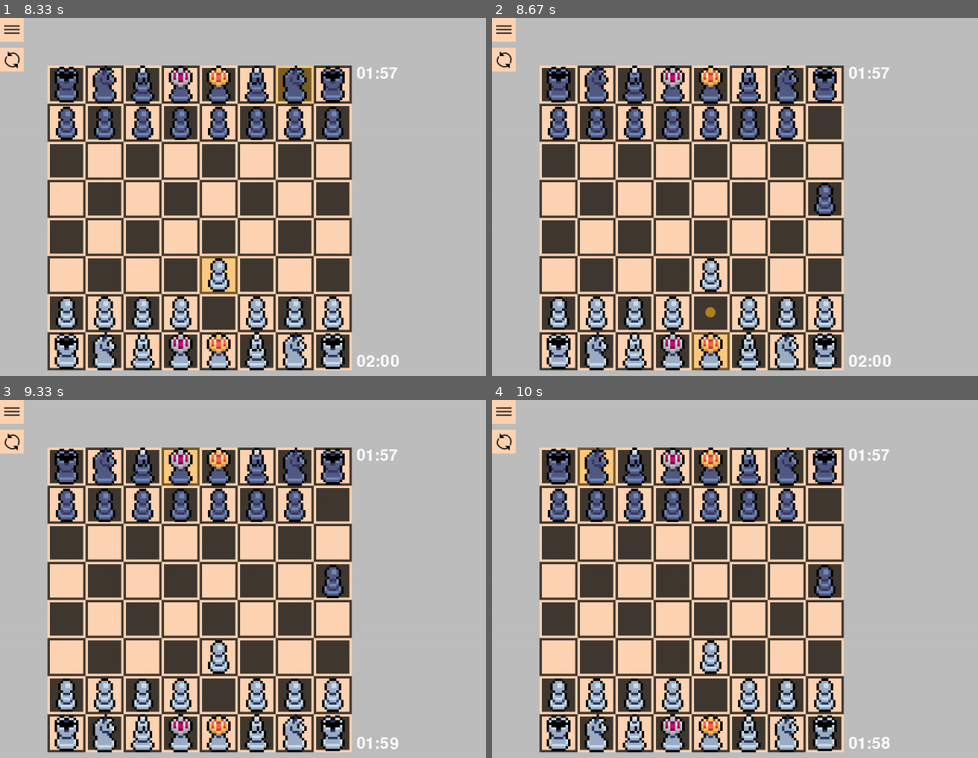
Above: before the commit, frames 1-4 (two rows, left to right).
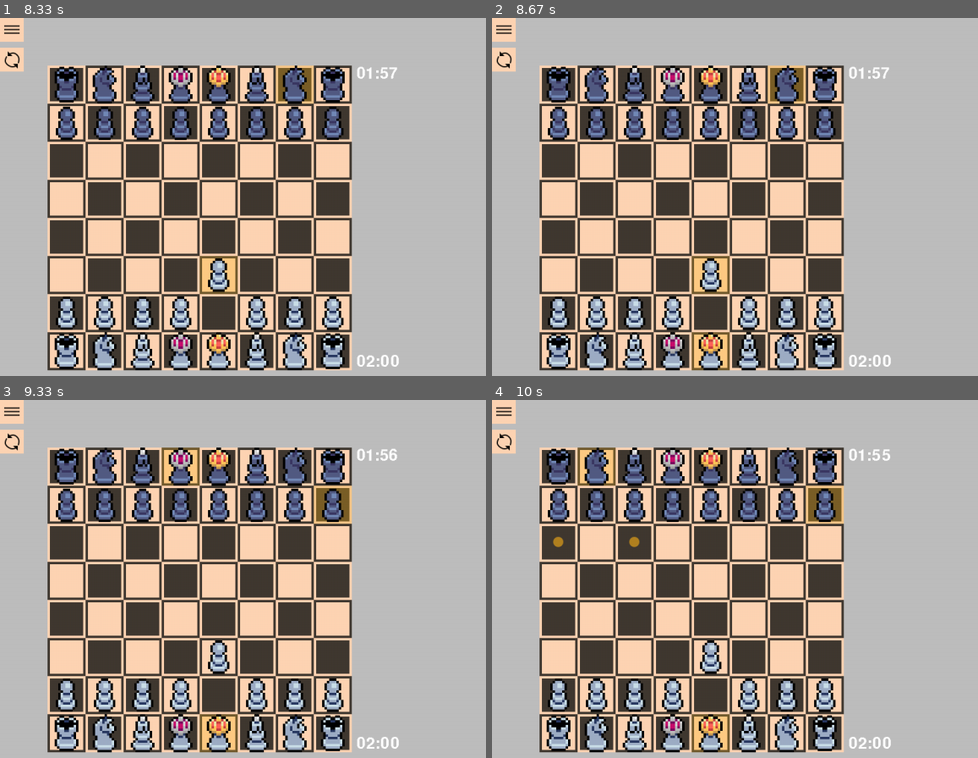
Above: after the commit, the same moments.

Repository: hristokn/Python-Chess
Game: pygame game, started from main.py
The game is run twice, just before and just after one commit, with the same random seed, the same clock (stepped at 60 frames per second) and the same inputs.
Inputs (mouse positions are in pixels of both pictures, inside the frame that each line leads up to):
- Up to frame 1 (8.33 s): click (379, 207) at 0.38 s; click (140, 293) at 0.72 s; click (252, 318) at 2.22 s; press the mouse at (252, 318) at 2.53 s; move the mouse to (238, 265) at 2.63 s; release the mouse at (218, 207) at 2.77 s; press the mouse at (252, 318) at 2.87 s; move the mouse to (374, 282) at 2.97 s; release the mouse at (outside the picture) at 3.1 s; click (194, 118) at 3.72 s; press the mouse at (194, 118) at 4.03 s; move the mouse to (262, 222) at 4.13 s; release the mouse at (325, 325) at 4.27 s; click (208, 293) at 4.88 s; click (228, 286) at 5.22 s; press the mouse at (228, 286) at 5.53 s; move the mouse to (174, 250) at 5.63 s; release the mouse at (126, 214) at 5.77 s; press the mouse at (228, 286) at 5.87 s; move the mouse to (257, 189) at 5.97 s; release the mouse at (291, 93) at 6.1 s; click (204, 175) at 7.05 s; click (outside the picture) at 7.38 s; click (247, 89) at 7.72 s; click (outside the picture) at 8.05 s
- Up to frame 2 (8.67 s): click (715, 350) at 8.38 s
- Up to frame 3 (9.33 s): click (325, 489) at 8.72 s; click (165, 468) at 9.05 s
- Up to frame 4 (10 s): click (outside the picture) at 9.38 s; click (594, 471) at 9.72 s

Frame 1 is identical in both runs. In frame 2, 1.6% of the frame differs, in the area x 41-71%, y 13-84%; in frame 3, 1.7%; in frame 4, 1.8%, in the area x 12-83%, y 13-99%.

Commit message:
Adding real chess AI with a fail-soft alphabeta algorith

Diff:
--- a/board_controller.py
+++ b/board_controller.py
@@ -47,15 +47,15 @@
         self.held_piece = None
         self.game_ended = False
 
+        opponent_color = self.player_color.next()
         player_input = MouseChessInput(self)
         if opponent_input == 'ai':
-            input = AIChessInput(self)
+            input = AIChessInput(self, opponent_color)
         elif opponent_input == 'mouse':
             input = player_input
         else:
             raise ValueError
 
-        opponent_color = self.player_color.next()
         self.chess_inputs:dict[Color, ChessInput] = {self.player_color: player_input, opponent_color: input}
 
     def setup(self, mouse: Mouse):
@@ -169,9 +169,10 @@
         self.update_pieces()
 
     def clear_held_piece(self):
-        self.held_piece.clear_held_piece()
-        self.held_piece = None
-        self.update_pieces()
+        if self.held_piece != None:
+            self.held_piece.clear_held_piece()
+            self.held_piece = None
+            self.update_pieces()
 
     def create_promotion_picker(self, piece, square):
         x, y = get_square_pos(self.x, self.y, square, self.color_pov)
--- a/chess/ai.py
+++ b/chess/ai.py
@@ -1,23 +1,179 @@
-from chess.chess import ChessBoard
+from chess.chess import ChessBoard, Piece
 from chess.enums import Color, PieceType
+from chess.squares import Square
+from chess.moves import Move
 from random import randint
-from time import sleep
 from threading import Thread
+from copy import deepcopy
+
+
+piece_values = {
+    PieceType.PAWN: 1,
+    PieceType.KNIGHT: 3,
+    PieceType.BISHOP: 3,
+    PieceType.ROOK: 5,
+    PieceType.QUEEN: 9,
+    PieceType.KING: 1000,
+}
+
+
 
 class AIMove(Thread):
-    def __init__(self, chess_board):
+    def __init__(self, chess_board, color):
         Thread.__init__(self)
         self.runnable = pick_move
         self.chess_board = chess_board
         self.move = None
-
+        self.color = color
     def run(self):
-        self.move = self.runnable(self.chess_board)
+        self.move = self.runnable(self.chess_board, self.color)
 
 
-def pick_move(chess_board: ChessBoard):
-    sleep(3)
-    moves_count = len(chess_board.possible_moves)
-    if moves_count == 0:
-        return None
-    return chess_board.possible_moves[randint(0, moves_count-1)]
+def pick_move(chess_board: ChessBoard, color: Color):
+
+    piece_count = len([piece for piece in chess_board.board.values() if piece != None])
+    maximising = color == Color.WHITE
+    boardstate = Boardstate(chess_board)
+    boardstate.killer_move = None
+    boardstate.killer_move_depth = None
+    index = len(boardstate.past_moves)
+    if piece_count > 8:
+        value = alphabeta_rec(boardstate, 3, _min,  _max, maximising, index)
+    else:
+        value = alphabeta_rec(boardstate, 10, -1,  +1, maximising, index)
+
+    return value.move
+
+
+
+class Boardstate:
+    def __init__(self, chessboard: ChessBoard):
+        cb = deepcopy(chessboard)
+        self.board: dict[Square, Piece] = cb.board
+        self.board_starting_state: dict[Square, Piece] = cb.board_starting_state
+        self.past_moves: list[Move] = cb.past_moves
+        self.color_to_play: Color = cb.color_to_play
+        self.moves = self.calc_possible_moves()
+
+    def play_move(self, move: Move):
+        for changed_sq, changed_piece in move.changes.items():
+            self.board[changed_sq] = changed_piece
+        self.past_moves.append(move)
+        self.color_to_play = self.color_to_play.next()
+        self.moves = self.calc_possible_moves()
+        self.moves.sort(key = lambda move: sum([piece_values[taken.type] for taken in move.taken]),reverse=True)
+
+    def get_possible_moves(self):
+        return self.moves
+
+    def calc_possible_moves(self, color: Color = ...):
+        moves = []
+        if color == ...:
+            color = self.color_to_play
+        for sq, piece in self.board.items():
+            if piece != None and piece.color == color:
+                moves.extend(piece.get_moves(sq, self.past_moves, self.board))
+        return moves
+
+    def undo_last_move(self):
+        if len(self.past_moves) == 0:
+            return
+        last_move = self.past_moves.pop()
+
+        board_states = [self.board_starting_state]
+        board_states.extend([move.changes for move in self.past_moves])
+        for changed_sq in last_move.changes.keys():
+            for changes in reversed(board_states):
+                if changed_sq in changes:
+                    self.board[changed_sq] = changes[changed_sq]
+                    break
+
+        self.color_to_play = self.color_to_play.previous()
+
+
+    def value_board(self):
+        MOVE_VALUE = 0.03
+        CHECK_VALUE = 0.50
+        TAKE_VALUE = 0.15
+        white_piece_value = sum([piece_values[piece.type] for piece in self.board.values() if piece != None and piece.color == Color.WHITE])
+        black_piece_value = sum([piece_values[piece.type] for piece in self.board.values() if piece != None and piece.color == Color.BLACK])
+
+        white_move_value = 0
+        white_take_value = 0
+        black_move_value = 0
+        black_take_value = 0
+        if self.color_to_play == Color.WHITE:
+            moves = self.get_possible_moves()
+            white_move_value = len(moves)*MOVE_VALUE
+            white_take_value = len([move for move in moves if len(move.taken) != 0])*TAKE_VALUE
+
+            moves = self.calc_possible_moves(Color.BLACK)
+            black_move_value = len(moves)*MOVE_VALUE
+            black_take_value = len([move for move in moves if len(move.taken) != 0])*TAKE_VALUE
+        else:
+            moves = self.calc_possible_moves(Color.WHITE)
+            white_move_value = len(moves)*MOVE_VALUE
+            white_take_value = len([move for move in moves if len(move.taken) != 0])*TAKE_VALUE
+
+            moves = self.get_possible_moves()
+            black_move_value = len(moves)*MOVE_VALUE
+            black_take_value = len([move for move in moves if len(move.taken) != 0])*TAKE_VALUE
+
+        return white_piece_value + white_move_value + white_take_value - black_piece_value - black_move_value - black_take_value
+
+class ValueMove:
+    def __init__(self, value, move):
+        self.value = value
+        self.move = move
+
+    def min(self, other):
+        if other.value < self.value:
+            return other
+        else:
+            return self
+
+    def max(self, other):
+        if other.value > self.value:
+            return other
+        else:
+            return self
+_min = ValueMove(-1000, None)
+_max = ValueMove(1000,None)
+
+
+
+def alphabeta_rec(boardstate: Boardstate, depth:int, alpha:ValueMove, beta:ValueMove, maximizingPlayer:bool, index):
+    moves = boardstate.get_possible_moves()
+    if depth == 0 or len(moves) == 0:
+        return ValueMove(boardstate.value_board(), boardstate.past_moves[index])
+    if maximizingPlayer:
+        value = _min
+        child = boardstate
+        if boardstate.killer_move != None and moves.count(boardstate.killer_move) != 0:
+            first_move = moves[0]
+            killer_move_index = moves.index(boardstate.killer_move)
+            moves[0] = boardstate.killer_move
+            moves[killer_move_index] = first_move
+        for move in moves:
+            child.play_move(move)
+            value = value.max(alphabeta_rec(child, depth - 1, alpha, beta, False, index))
+            alpha = alpha.max(value)
+            if value.value >= beta.value:
+                boardstate.killer_move = move
+                boardstate.killer_move_depth = depth
+                child.undo_last_move()
+                break
+            child.undo_last_move()
+        return value
+    else:
+        value = _max
+        child = boardstate
+        for move in moves:
+            child.play_move(move)
+            value = value.min(alphabeta_rec(child, depth - 1, alpha, beta, True, index))
+            beta = beta.min(value)
+            if value.value <= alpha.value:
+                child.undo_last_move()
+                break
+            child.undo_last_move()
+        return value
--- a/chess_input.py
+++ b/chess_input.py
@@ -149,9 +149,14 @@
 class AIChessInput(ChessInput):
     thread = None
     move = None
+
+    def __init__(self, board_controller, color):
+        super().__init__(board_controller)
+        self.color = color
+
     def get_move(self) -> Move | None:
         if self.move == None and self.thread == None:
-            self.thread = AIMove(self.board_controller.game)
+            self.thread = AIMove(self.board_controller.game, self.color)
             self.thread.start()
             self.waiting_for_move = True
             return None
